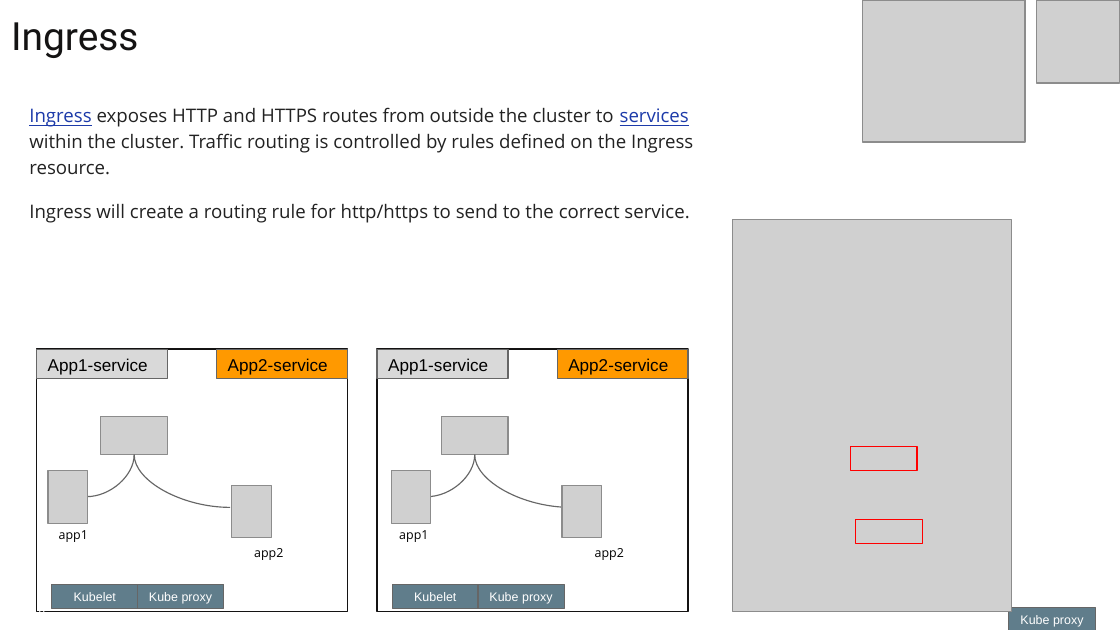
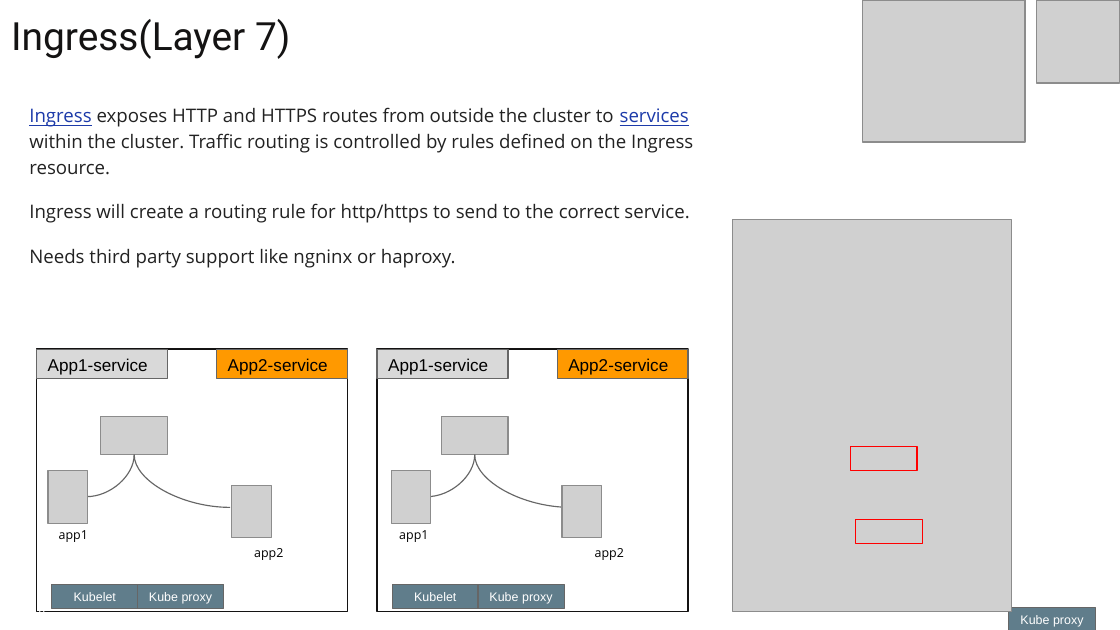
Before and after one commit to burnyd/nynog-k8s-networking-101, a slide deck: slide 18 of Nynog-K8s-networking-101.pptx. Drawn at 1120x630 pixels with LibreOffice and Linux fonts; fonts in the diff are those of the drawing; grey boxes stand for pictures. Boxes give left, top, right and bottom in pixels: in the first picture for what was removed or moved away, otherwise in the second. Text is boxed around its words. In the diff, an @@ line names an element or a change of style, - is before the commit and + after.

```diff
--- a/Nynog-K8s-networking-101.pptx
+++ b/Nynog-K8s-networking-101.pptx
@@ title at <box>11,19,290,59</box>: text changed @@
-Ingress
+Ingress(Layer 7)
@@ text at <box>29,249,456,268</box>: paragraph added @@
+Needs third party support like ngninx or haproxy.
```
Also in this commit, not shown: 10 other slides changed.
